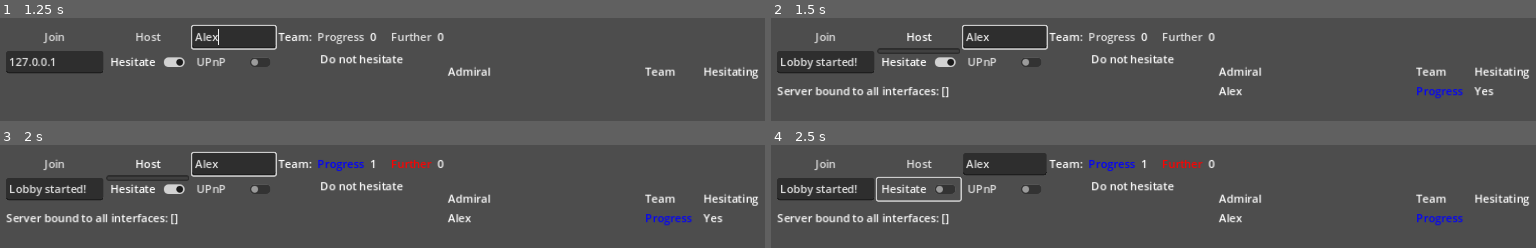
Above: before the commit, frames 1-4 (two rows, left to right).
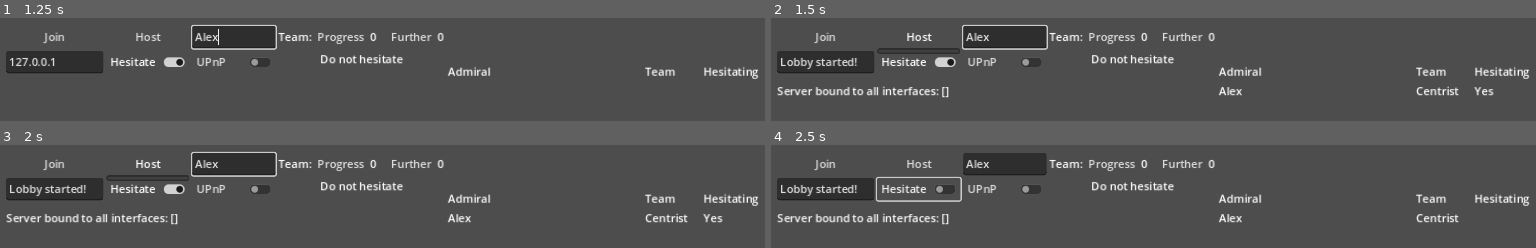
Above: after the commit, the same moments.

Repository: ramla/MultiDoggof
Game: Godot game, scene res://main.tscn
The game is run twice, just before and just after one commit, with the same random seed, the same clock (stepped at 60 frames per second) and the same inputs.
Inputs (mouse positions are in pixels of both pictures, inside the frame that each line leads up to):
- Up to frame 1 (1.25 s): click (237, 37) at 0.52 s; type "Alex" at 0.6 s
- Up to frame 2 (1.5 s): click "Host" at 1.25 s
- Up to frame 3 (2 s): no input
- Up to frame 4 (2.5 s): click "Hesitate" at 2 s

Frame 1 is identical in both runs. In frame 2, 0.4% of the frame differs, in the area x 84-91%, y 66-79%; in frame 3, 1.0%, in the area x 41-91%, y 14-79%; in frame 4, 1.0%.

Commit message:
team autojoin disabled due to bugs

Diff:
--- a/main.gd
+++ b/main.gd
@@ -117,7 +117,8 @@
 
 func _on_connected_to_server():
 	if Overseer.debug["quick_launch"]:
-		local_team = get_team_least_players()
+		#commenting all team autoselect code
+		#local_team = get_team_least_players()
 		local_ready = true
 	announce_player.rpc_id(1, local_id, local_osid, namebox["text"], local_ready, local_team)
 	infobox.text += "\nJoined lobby"
@@ -179,7 +180,8 @@
 	%ScoreButton.show()
 
 @rpc("any_peer", "reliable")
-func announce_player(in_multi_id, in_os_id, in_playername, in_is_ready: bool = false, in_team: int = get_team_least_players()):
+#commenting all team autoselect code
+func announce_player(in_multi_id, in_os_id, in_playername, in_is_ready: bool = false, in_team: int = 0): #get_team_least_players()):
 	var playername
 	if Overseer.debug["quick_launch"]:
 		in_is_ready = true
@@ -199,13 +201,15 @@
 			announce_player.rpc(id, player["os_id"], player["playername"], player["is_ready"], player["team"])
 			#print("announced multi_id: ", in_multi_id, " == ", pl_id, " ", player["playername"], " ", player["os_id"], " ", player["is_ready"], " ", player["team"])
 
-func update_player(in_multi_id, in_os_id, in_playername, in_is_ready = false, in_team = get_team_least_players()):
+#commenting all team autoselect code
+func update_player(in_multi_id, in_os_id, in_playername, in_is_ready = false, in_team = 0): #get_team_least_players()):
 	if in_playername == "" && hosting:
 		in_playername = "Hostcuck"
 
-	if hosting && in_team == 0:
-		in_team = get_team_least_players()
-		local_team = in_team
+	#commenting all team autoselect code
+	#if hosting && in_team == 0:
+		#in_team = get_team_least_players()
+		#local_team = in_team
 
 	if not in_multi_id in playerbase:
 		var new_lobby_player = lobby_player.instantiate()
